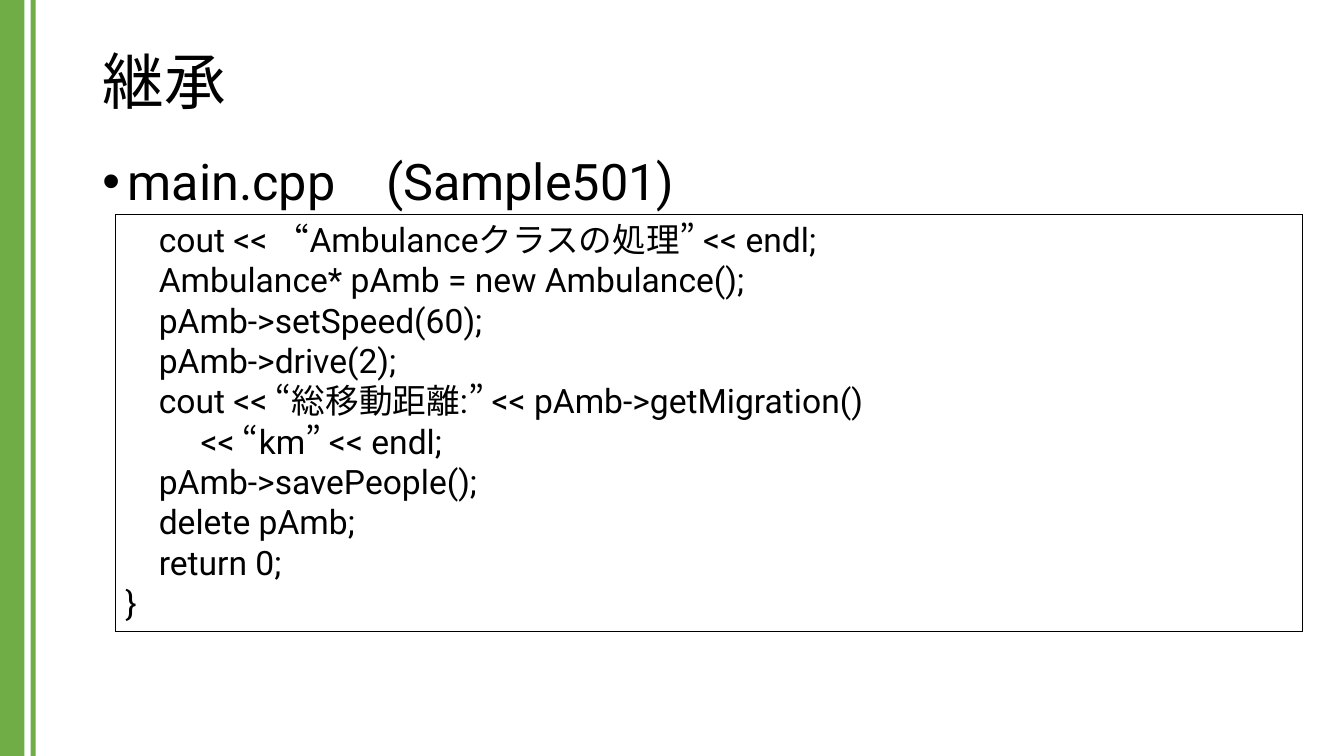
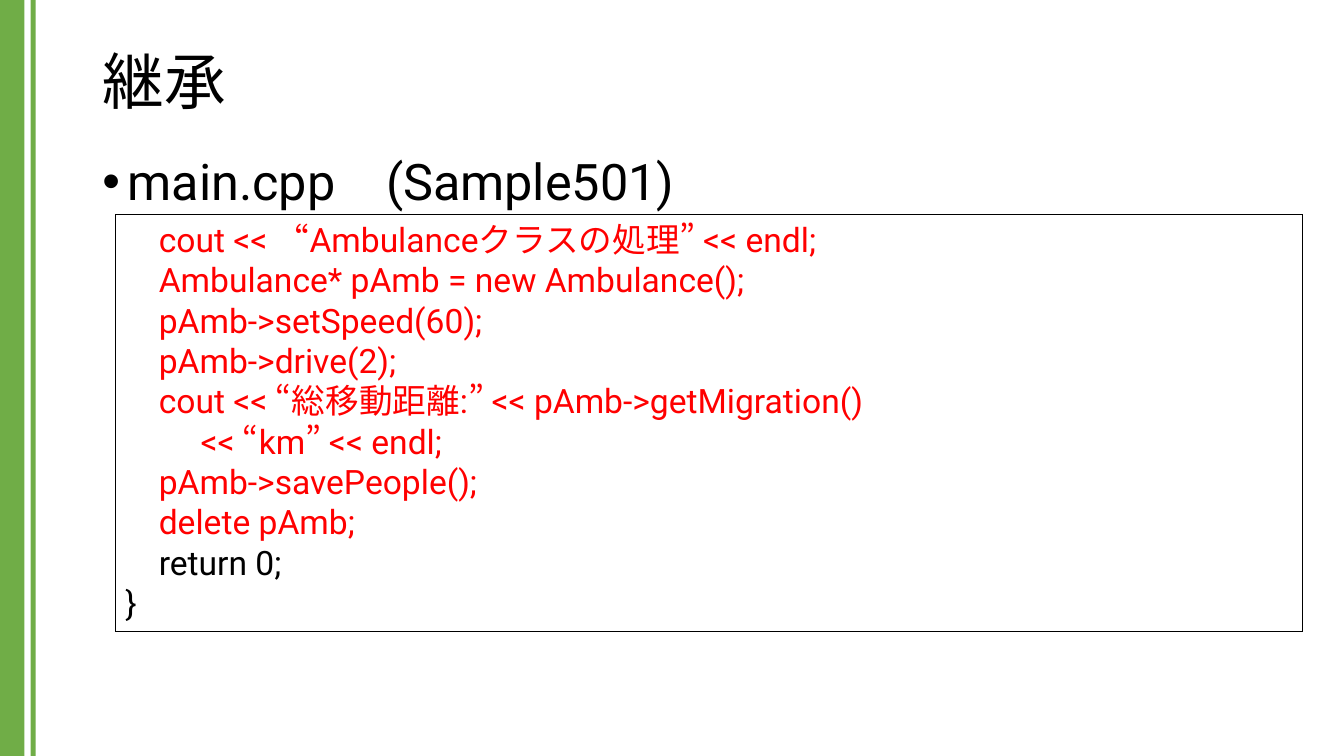
Before and after one commit to kic-murata/cpp2024, a slide deck: slide 8 of 授業資料/講義資料：継承とポリモーフィズム.pptx. Drawn at 1344x756 pixels with LibreOffice and Linux fonts; fonts in the diff are those of the drawing. Boxes give left, top, right and bottom in pixels: in the first picture for what was removed or moved away, otherwise in the second. Text is boxed around its words. In the diff, an @@ line names an element or a change of style, - is before the commit and + after.

```diff
--- a/授業資料/講義資料：継承とポリモーフィズム.pptx
+++ b/授業資料/講義資料：継承とポリモーフィズム.pptx
@@ text in rectangle at [159, 222, 863, 580]: text colour #000000 to #FF0000 @@
```
Also in this commit, not shown: 1 other slide changed, 15 slides added.
